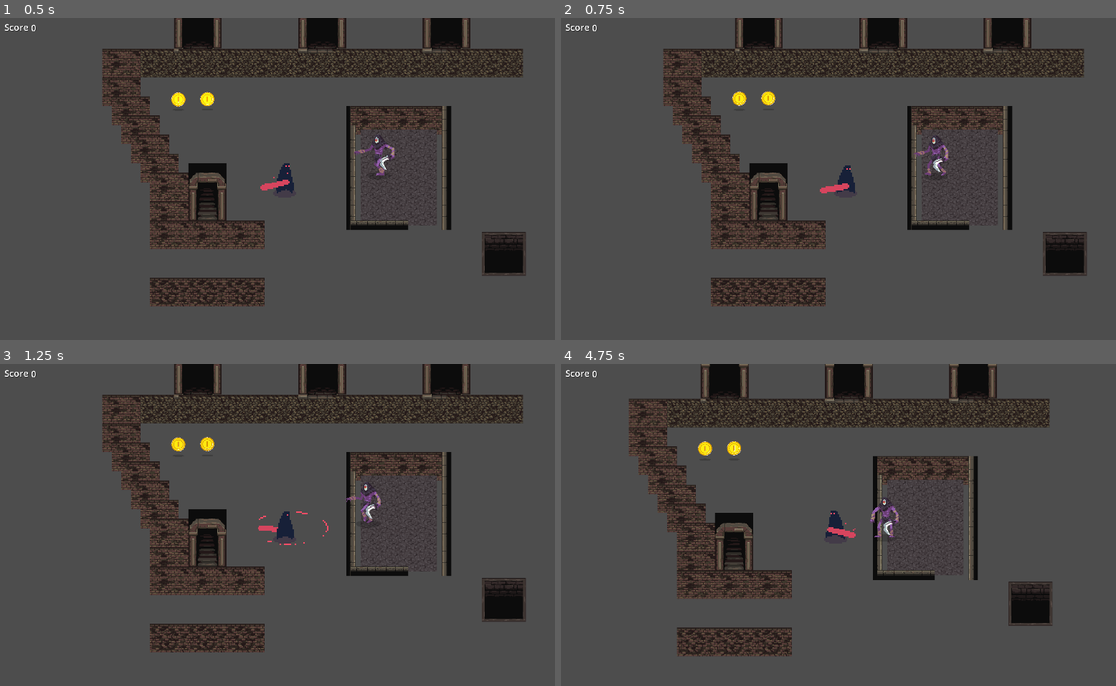
Above: before the commit, frames 1-4 (two rows, left to right).
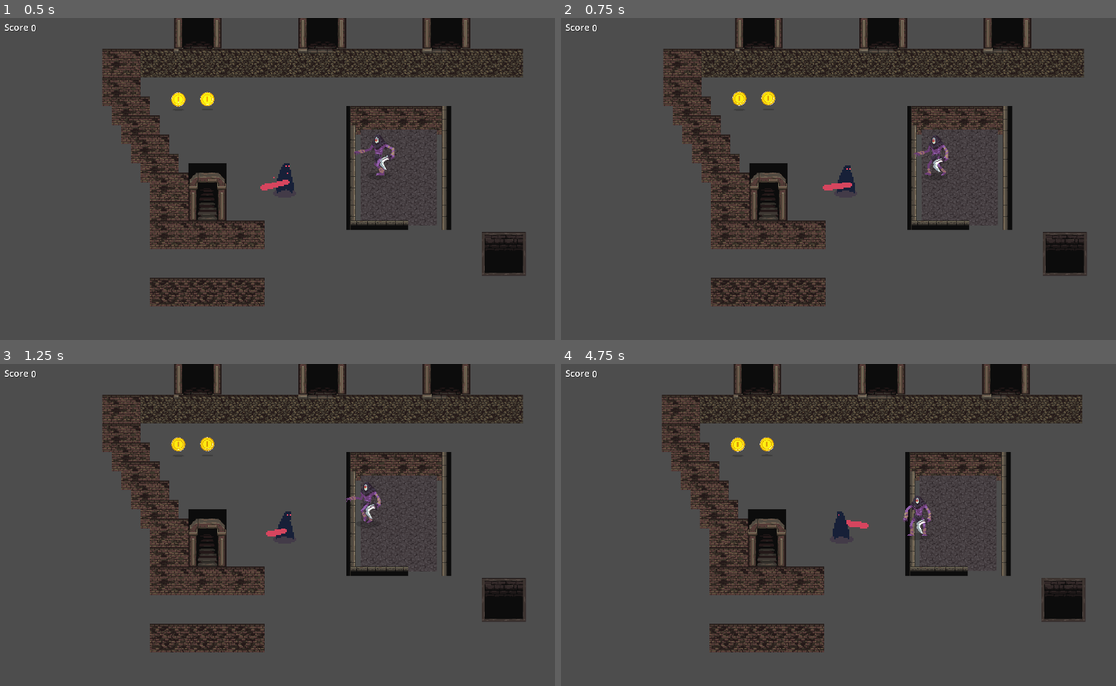
Above: after the commit, the same moments.

Repository: h-sutiwas/godot-mythus
Game: Godot game, scene res://scenes/playground.tscn
Same seed, same stepped clock (60 frames per second), same inputs: the game is played once before the commit and once after it.
Inputs:
- Up to frame 1 (0.5 s): no input
- Up to frame 2 (0.75 s): hold D (player_right) from 0.53 s (still down); hold Space (attack) from 0.53 s (still down)
- Up to frame 3 (1.25 s): keep holding D (player_right); keep holding Space (attack)
- Up to frame 4 (4.75 s): release D (player_right) at 1.28 s; release Space (attack) at 1.28 s; hold S (player_down) 1.28-2.03 s; tap Space (attack) at 1.35, 2.85, 4.35 s; hold D (player_right) 2.03-2.78 s; hold Space (attack) 2.03-2.78 s; hold W (player_up) 2.78-3.53 s; hold Space (attack) 3.53-4.28 s; hold A (player_left) from 3.53 s (still down)

Frame 1 is identical in both runs. In frame 2, less than 0.1% of the frame differs, in the area x 46-53%, y 51-55%; in frame 3, 0.2%; in frame 4, 22%, in the area x 12-95%, y 0-91%.

Commit message:
Summary
- Update formatting in player.gd
- Change double_slash FPS

Diff:
--- a/scenes/entities/Player/player.tscn
+++ b/scenes/entities/Player/player.tscn
@@ -378,7 +378,7 @@
 }],
 "loop": false,
 "name": &"double_slash",
-"speed": 9.0
+"speed": 19.0
 }, {
 "frames": [{
 "duration": 1.0,
@@ -480,8 +480,6 @@
 scale = Vector2(4.617188, 4.617188)
 sprite_frames = SubResource("SpriteFrames_otaui")
 animation = &"double_slash"
-frame = 13
-frame_progress = 1.0
 
 [node name="StateMachine" type="Node" parent="."]
 script = ExtResource("3_ewbqj")
